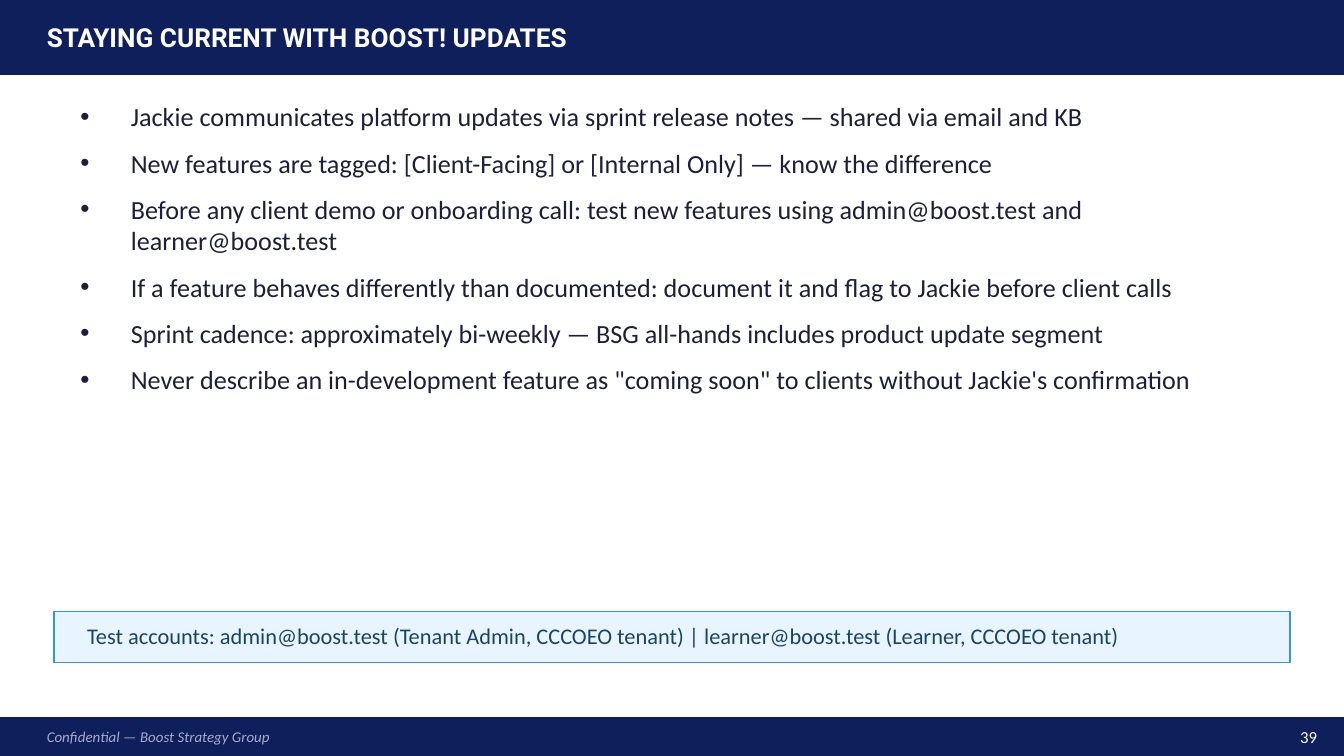
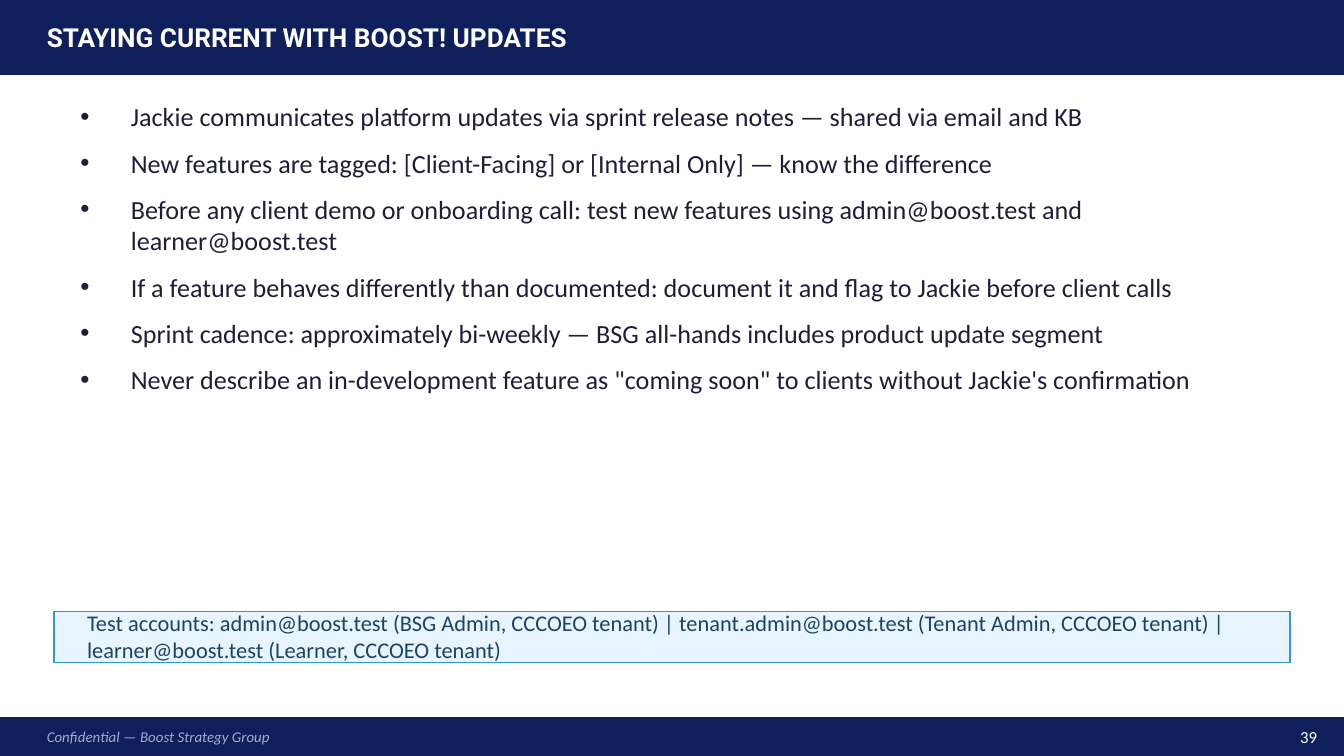
Before and after one commit to Boost-Strategy-Group/dc-license-ace, a slide deck: slide 39 of docs/BOOST_BSG_Staff_Training.pptx. Drawn at 1344x756 pixels with LibreOffice and Linux fonts; fonts in the diff are those of the drawing. Boxes give left, top, right and bottom in pixels: in the first picture for what was removed or moved away, otherwise in the second. Text is boxed around its words. In the diff, an @@ line names an element or a change of style, - is before the commit and + after.

```diff
--- a/docs/BOOST_BSG_Staff_Training.pptx
+++ b/docs/BOOST_BSG_Staff_Training.pptx
@@ text at box(87, 615, 1209, 663): text changed @@
-Test accounts: admin@boost.test (Tenant Admin, CCCOEO tenant) | learner@boost.test (Learner, CCCOEO tenant)
+Test accounts: admin@boost.test (BSG Admin, CCCOEO tenant) | tenant.admin@boost.test (Tenant Admin, CCCOEO tenant) | learner@boost.test (Learner, CCCOEO tenant)
```
Also in this commit, not shown: 4 other slides changed, 5 other files.
